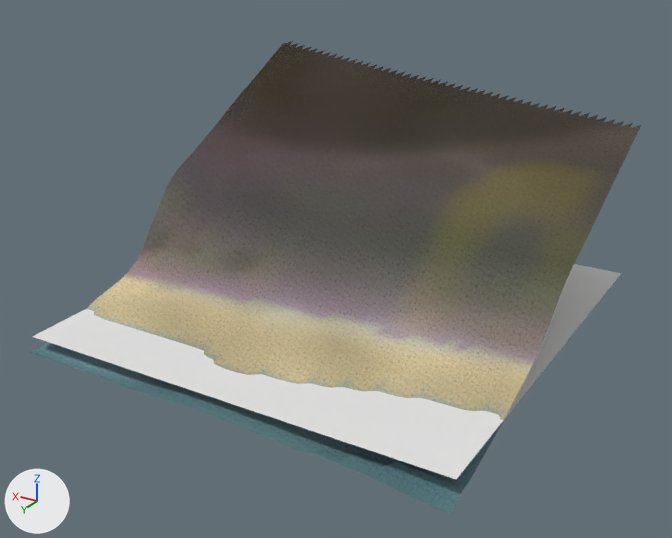
One commit to the glTF model eloria-assets/maps/continent-v2/stagheath/client/chunks/12_07/world.glb: the scene before it, then after it.
The view is the same before and after, from a 50 mm camera at (141.0, 420.6, 89.3) aimed at (237.3, 260.1, 9.1). Every picture has the same lights, and +X, +Y and +Z are marked at lower left. The older version comes first. Where no turn or scale is listed for an object, it has been applied to the vertices. Vertices at exactly the same position are counted once.

Script lines for the objects in view, before the commit:
```python
me_authoredground_stagheathbase_stagheath_12_07 = bpy.data.meshes.new('AuthoredGround_stagheathBase_stagheath_12_07')
me_authoredground_stagheathbase_stagheath_12_07.from_pydata(...)  # 2448 vertices, 4608 faces; spans x 1117.0..1213.0, y -6309.0..-6211.0, z -6.1..46.8
me_authoredground_stagheathbase_stagheath_12_07.materials.append(mat_authored_stagheathbase)
me_terrain_stagheath_12_07 = bpy.data.meshes.new('Terrain_stagheath_12_07')
me_terrain_stagheath_12_07.from_pydata(...)  # 2401 vertices, 4608 faces; spans x 1117.0..1213.0, y -6307.0..-6211.0, z -6.1..46.1
me_terrain_stagheath_12_07.materials.append(mat_continental_ground)
me_water_stagheath_12_07 = bpy.data.meshes.new('Water_stagheath_12_07')
me_water_stagheath_12_07.from_pydata([(1117.0, -6212.0, 0.0), (1117.0, -6308.0, 0.0), (1213.0, -6308.0, 0.0), (1213.0, -6212.0, 0.0)], [], [(0, 1, 2), (2, 3, 0)])
me_water_stagheath_12_07.materials.append(mat_water_sea)  # its picture is missing
ob_authoredground_stagheathbase_stagheath_12_07 = bpy.data.objects.new('AuthoredGround_stagheathBase_stagheath_12_07', me_authoredground_stagheathbase_stagheath_12_07)
ob_authoredground_stagheathbase_stagheath_12_07.location = (-929.0, 6517.0, 0.0)
ob_terrain_stagheath_12_07 = bpy.data.objects.new('Terrain_stagheath_12_07', me_terrain_stagheath_12_07)
ob_terrain_stagheath_12_07.location = (-929.0, 6517.0, 0.0)
ob_water_stagheath_12_07 = bpy.data.objects.new('Water_stagheath_12_07', me_water_stagheath_12_07)
ob_water_stagheath_12_07.location = (-929.0, 6517.0, 0.0)
```
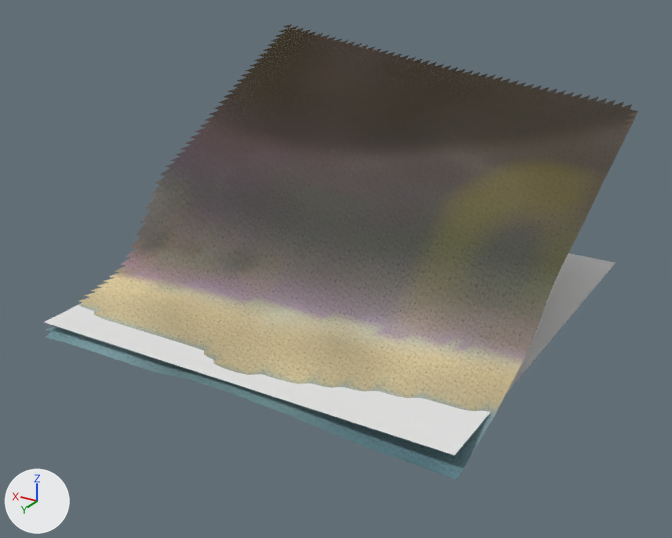
Boxes (x1, y1, x2, y2) around the edits, measured in the pictures (672 x 538 px; the box of a moved part takes in the faces that stretch with it):
'AuthoredGround_stagheathBase_stagheath_12_07', reshaped: before (31, 41, 642, 510); after (46, 24, 638, 476)
'Water_stagheath_12_07', mesh moved: before (32, 264, 621, 479); after (44, 253, 615, 455)
'Terrain_stagheath_12_07', reshaped: before (31, 188, 611, 514); after (46, 112, 638, 480)
part 3 of me_authoredground_stagheathbase_stagheath_12_07, moved or reshaped: before (31, 124, 642, 510); after (46, 24, 638, 337)

The change, as a list of edits to the scene's bpy script:
```text
Change me_terrain_stagheath_12_07:
    used by ob_terrain_stagheath_12_07; location = (-929.0, 6517.0, 0.0)
    remove me_terrain_stagheath_12_07.from_pydata(...)  # 2401 vertices, 4608 faces; spans x 1117.0..1213.0, y -6307.0..-6211.0, z -6.1..46.1
    add me_terrain_stagheath_12_07.from_pydata(...)  # 2401 vertices, 4608 faces; spans x 1119.0..1215.0, y -6313.0..-6217.0, z -3.9..49.3
    me_terrain_stagheath_12_07 part 1: 2401 of 2401 vertices moved; they spanned x 1117.0..1213.0, y -6307.0..-6211.0, z -6.1..46.1 and now span x 1119.0..1215.0, y -6313.0..-6217.0, z -3.9..49.3; mean shift (2.0, -6.0, 2.9)
Change me_water_stagheath_12_07:
    used by ob_water_stagheath_12_07; location = (-929.0, 6517.0, 0.0)
    remove me_water_stagheath_12_07.from_pydata(...)  # 4 vertices, 2 faces; spans x 1117.0..1213.0, y -6308.0..-6212.0, z 0.0
    add me_water_stagheath_12_07.from_pydata(...)  # 4 vertices, 2 faces; spans x 1120.0..1216.0, y -6314.0..-6218.0, z 0.0
    me_water_stagheath_12_07 part 2: the whole mesh is moved by (3.0, -6.0, 0.0)
Change me_authoredground_stagheathbase_stagheath_12_07:
    used by ob_authoredground_stagheathbase_stagheath_12_07; location = (-929.0, 6517.0, 0.0)
    remove me_authoredground_stagheathbase_stagheath_12_07.from_pydata(...)  # 2448 vertices, 4608 faces; spans x 1117.0..1213.0, y -6309.0..-6211.0, z -6.1..46.8
    add me_authoredground_stagheathbase_stagheath_12_07.from_pydata(...)  # 2496 vertices, 4608 faces; spans x 1119.0..1217.0, y -6315.0..-6217.0, z -3.9..50.2
    me_authoredground_stagheathbase_stagheath_12_07 part 3: 194 vertices removed from x 1117.0..1213.0, y -6309.0..-6211.0, z -6.1..36.3; 242 vertices added at x 1119.0..1217.0, y -6315.0..-6217.0, z -2.9..50.2
```
